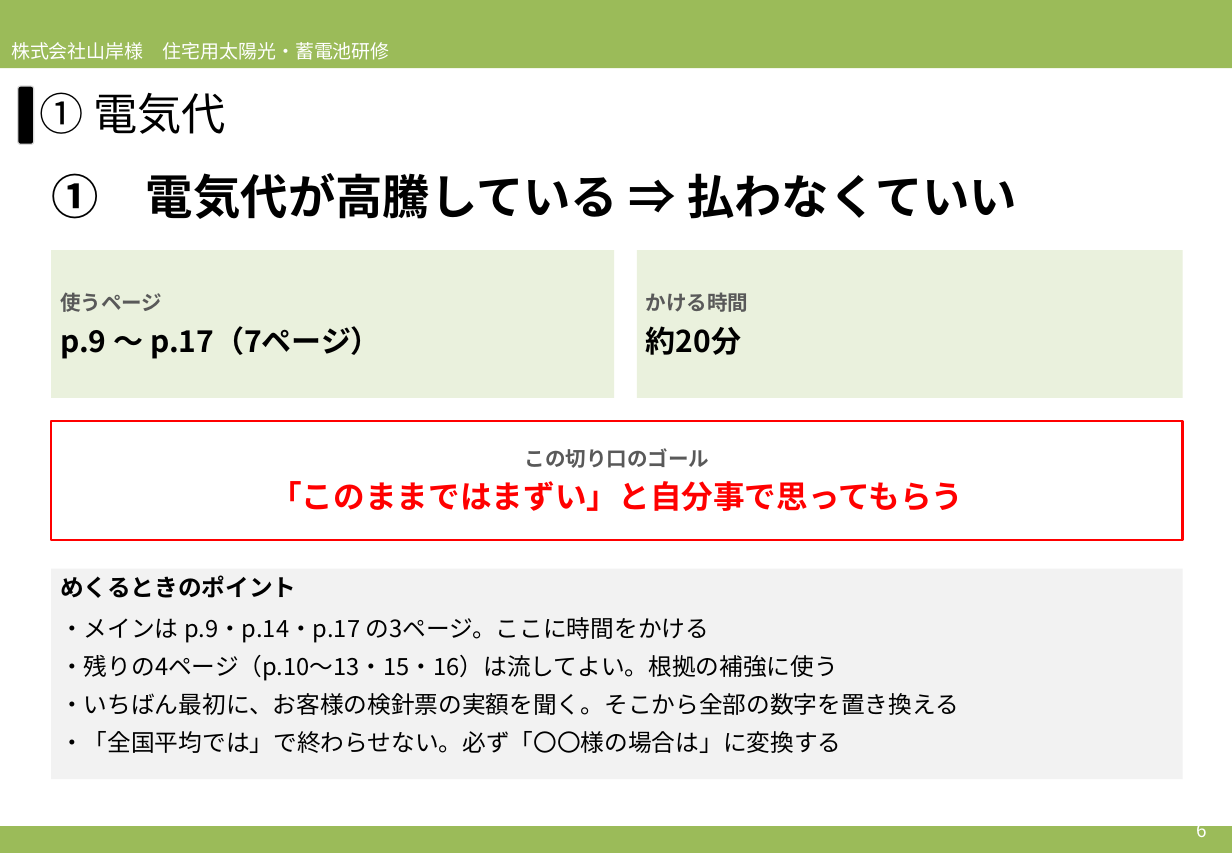
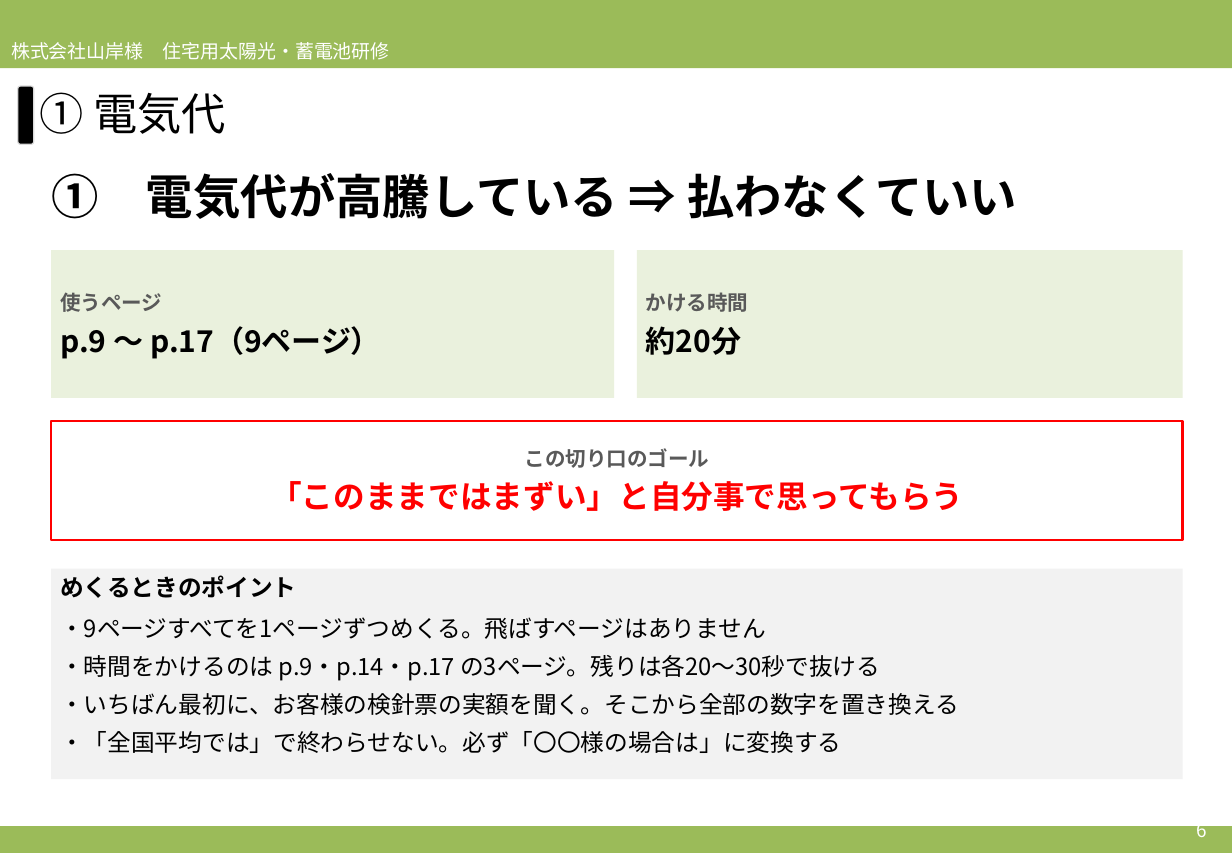
Before and after one commit to soshiro-iki-sys/-, a slide deck: slide 6 of slides/2026営業研修_必要性訴求パート_アプローチブックの伝え方.pptx. Drawn at 1232x853 pixels with LibreOffice and Linux fonts; fonts in the diff are those of the drawing. Boxes give left, top, right and bottom in pixels: in the first picture for what was removed or moved away, otherwise in the second. Text is boxed around its words. In the diff, an @@ line names an element or a change of style, - is before the commit and + after.

```diff
--- a/slides/2026営業研修_必要性訴求パート_アプローチブックの伝え方.pptx
+++ b/slides/2026営業研修_必要性訴求パート_アプローチブックの伝え方.pptx
@@ text in rectangle at [60,326,381,359]: text changed @@
-p.9 〜 p.17（7ページ）
+p.9 〜 p.17（9ページ）
@@ text in rectangle at [60,617,880,681]: text changed @@
-・メインは p.9・p.14・p.17 の3ページ。ここに時間をかける
-・残りの4ページ（p.10〜13・15・16）は流してよい。根拠の補強に使う
+・9ページすべてを1ページずつめくる。飛ばすページはありません
+・時間をかけるのは p.9・p.14・p.17 の3ページ。残りは各20〜30秒で抜ける
```
Also in this commit, not shown: 18 other slides changed, 3 slides added, 2 other files.
